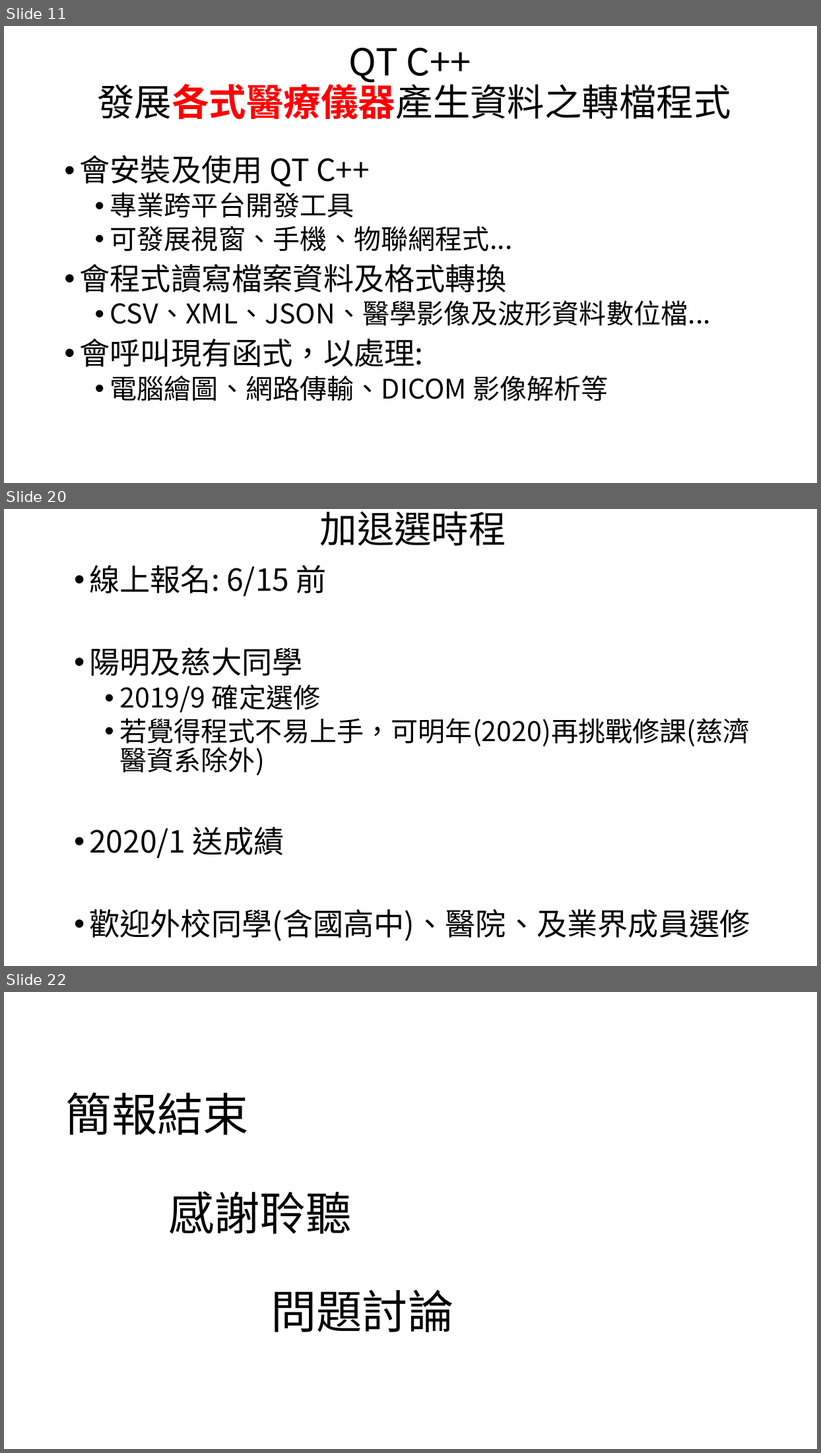
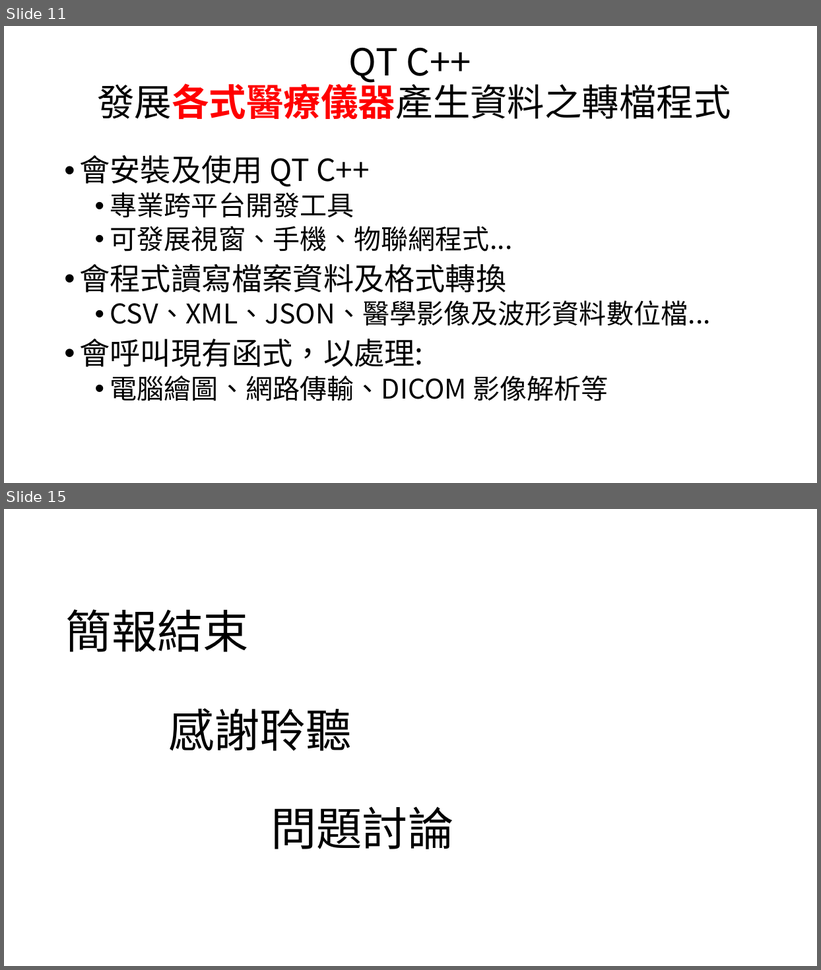
Before and after one commit to mos2718/MI20, a slide deck: S0_Introduction108.pptx. Shown one above the other, each under a label of ours: slides 11, 20 and 22 before the commit, slides 11 and 15 after it; the slides between them are not shown. The pictures are 821x1453 and 821x970 pixels, drawn with LibreOffice and Linux fonts; fonts in the diff are those of the drawing; background and template pictures are left out. Boxes give left, top, right and bottom in pixels: in the first picture for what was removed or moved away, otherwise in the second. Text is boxed around its words. In the diff, an @@ line names an element or a change of style, - is before the commit and + after.

```diff
--- a/S0_Introduction108.pptx
+++ b/S0_Introduction108.pptx
@@ slide 20 removed at bbox=[4, 509, 817, 966], background picture (left out) @@
@@ title removed at bbox=[320, 511, 506, 546] @@
-加退選時程
@@ text removed at bbox=[89, 565, 750, 941] @@
-• 線上報名: 6/15 前
-• 陽明及慈大同學
-  • 2019/9 確定選修
-  • 若覺得程式不易上手，可明年(2020)再挑戰修課(慈濟醫資系除外)
-• 2020/1 送成績
-• 歡迎外校同學(含國高中)、醫院、及業界成員選修
@@ what was slide 22 is now slide 15 @@
```
Also in this commit, not shown: 3 slides changed, 6 other slides removed, 1 other file.
